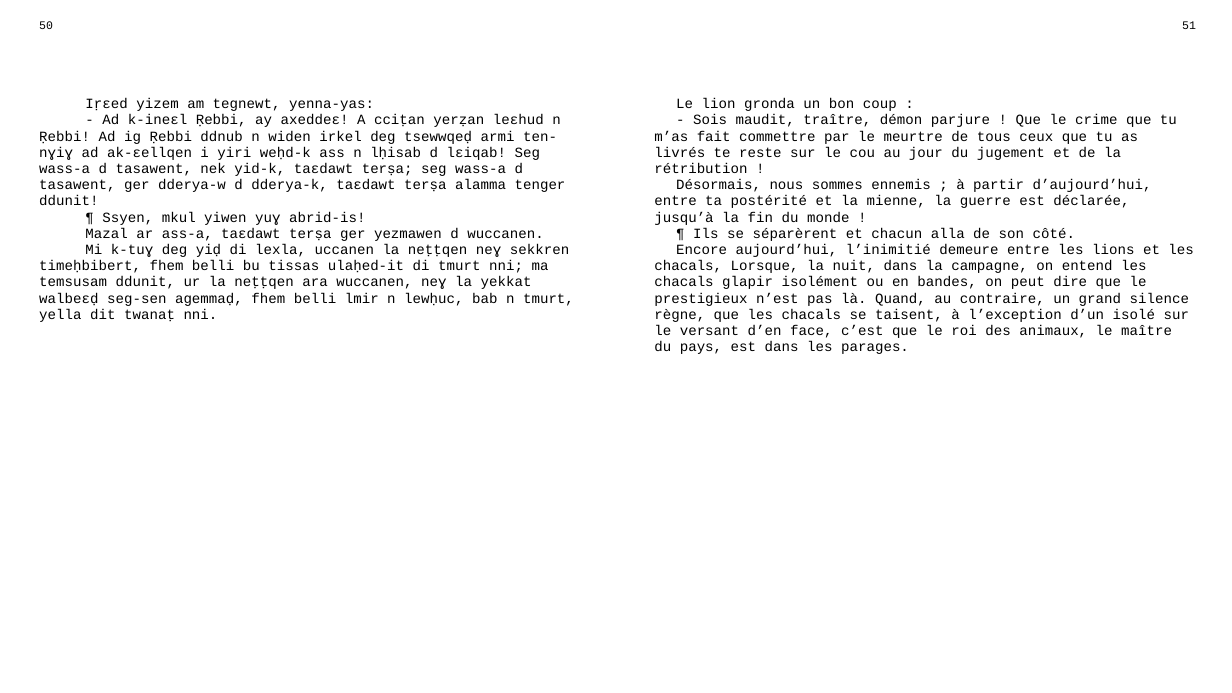
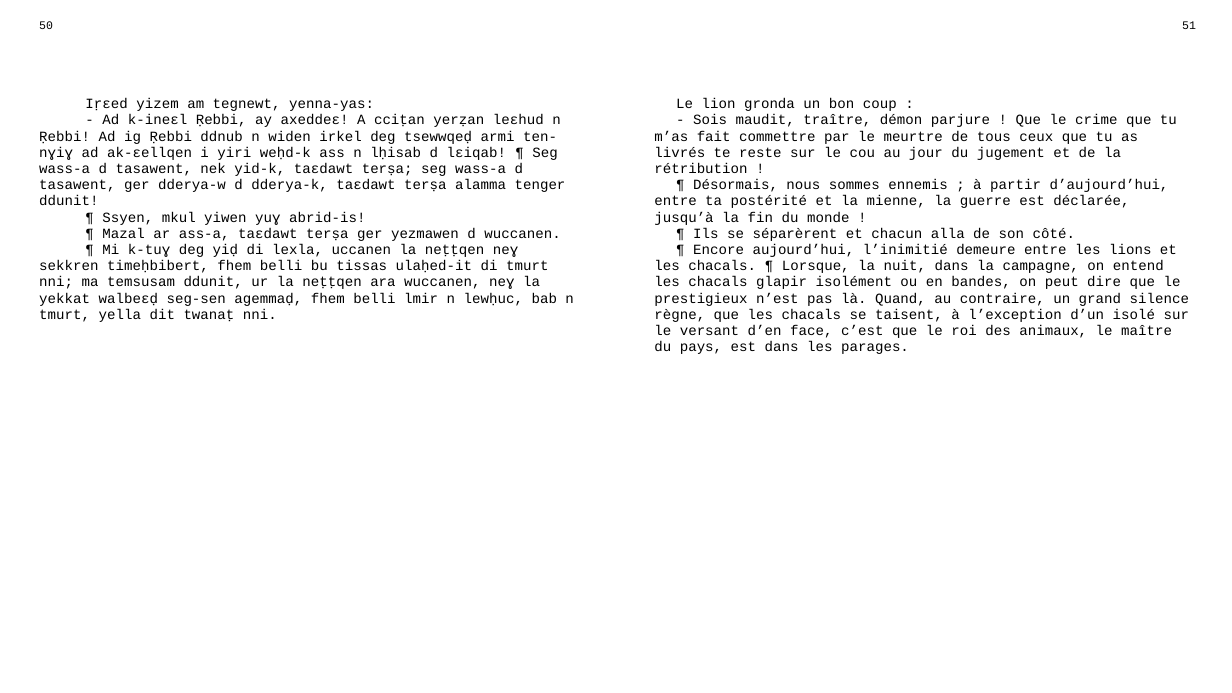
Before and after one commit to sferhah/tamacahut_n_wuccen, a slide deck: slide 19 of Uccen.ConsoleApp/uccen.pptx. Drawn at 1232x693 pixels with LibreOffice and Linux fonts; fonts in the diff are those of the drawing. Boxes give left, top, right and bottom in pixels: in the first picture for what was removed or moved away, otherwise in the second. Text is boxed around its words. In the diff, an @@ line names an element or a change of style, - is before the commit and + after.

```diff
--- a/Uccen.ConsoleApp/uccen.pptx
+++ b/Uccen.ConsoleApp/uccen.pptx
@@ table at box(30, 15, 1205, 668) @@
-row 3, column 1: Iṛɛed yizem am tegnewt, yenna-yas: / - Ad k-ineɛl Ṛebbi, ay axeddeɛ! A cciṭan yerẓan leɛhud n Ṛebbi! Ad ig Ṛebbi ddnub n widen irkel deg tsewwqeḍ armi ten-nɣiɣ ad ak-ɛellqen i yiri weḥd-k ass n lḥisab d lɛiqab! Seg wass-a d tasawent, nek yid-k, taɛdawt terṣa; seg wass-a d tasawent, ger dderya-w d dderya-k, taɛdawt terṣa alamma tenger ddunit! / ¶ Ssyen, mkul yiwen yuɣ abrid-is! / Mazal ar ass-a, taɛdawt terṣa ger yezmawen d wuccanen. / Mi k-tuɣ deg yiḍ di lexla, uccanen la neṭṭqen neɣ sekkren timeḥbibert, fhem belli bu tissas ulaḥed-it di tmurt nni; ma temsusam ddunit, ur la neṭṭqen ara wuccanen, neɣ la yekkat walbeɛḍ seg-sen agemmaḍ, fhem belli lmir n lewḥuc, bab n tmurt, yella dit twanaṭ nni.
+row 3, column 1: Iṛɛed yizem am tegnewt, yenna-yas: / - Ad k-ineɛl Ṛebbi, ay axeddeɛ! A cciṭan yerẓan leɛhud n Ṛebbi! Ad ig Ṛebbi ddnub n widen irkel deg tsewwqeḍ armi ten-nɣiɣ ad ak-ɛellqen i yiri weḥd-k ass n lḥisab d lɛiqab! ¶ Seg wass-a d tasawent, nek yid-k, taɛdawt terṣa; seg wass-a d tasawent, ger dderya-w d dderya-k, taɛdawt terṣa alamma tenger ddunit! / ¶ Ssyen, mkul yiwen yuɣ abrid-is! / ¶ Mazal ar ass-a, taɛdawt terṣa ger yezmawen d wuccanen. / ¶ Mi k-tuɣ deg yiḍ di lexla, uccanen la neṭṭqen neɣ sekkren timeḥbibert, fhem belli bu tissas ulaḥed-it di tmurt nni; ma temsusam ddunit, ur la neṭṭqen ara wuccanen, neɣ la yekkat walbeɛḍ seg-sen agemmaḍ, fhem belli lmir n lewḥuc, bab n tmurt, yella dit twanaṭ nni.
-row 3, column 3: Le lion gronda un bon coup : / - Sois maudit, traître, démon parjure ! Que le crime que tu m’as fait commettre par le meurtre de tous ceux que tu as livrés te reste sur le cou au jour du jugement et de la rétribution ! / Désormais, nous sommes ennemis ; à partir d’aujourd’hui, entre ta postérité et la mienne, la guerre est déclarée, jusqu’à la fin du monde ! / ¶ Ils se séparèrent et chacun alla de son côté. / Encore aujourd’hui, l’inimitié demeure entre les lions et les chacals, Lorsque, la nuit, dans la campagne, on entend les chacals glapir isolément ou en bandes, on peut dire que le prestigieux n’est pas là. Quand, au contraire, un grand silence règne, que les chacals se taisent, à l’exception d’un isolé sur le versant d’en face, c’est que le roi des animaux, le maître du pays, est dans les parages.
+row 3, column 3: Le lion gronda un bon coup : / - Sois maudit, traître, démon parjure ! Que le crime que tu m’as fait commettre par le meurtre de tous ceux que tu as livrés te reste sur le cou au jour du jugement et de la rétribution ! / ¶ Désormais, nous sommes ennemis ; à partir d’aujourd’hui, entre ta postérité et la mienne, la guerre est déclarée, jusqu’à la fin du monde ! / ¶ Ils se séparèrent et chacun alla de son côté. / ¶ Encore aujourd’hui, l’inimitié demeure entre les lions et les chacals. ¶ Lorsque, la nuit, dans la campagne, on entend les chacals glapir isolément ou en bandes, on peut dire que le prestigieux n’est pas là. Quand, au contraire, un grand silence règne, que les chacals se taisent, à l’exception d’un isolé sur le versant d’en face, c’est que le roi des animaux, le maître du pays, est dans les parages.
```
Also in this commit, not shown: 3 other slides changed, 1 other file.
